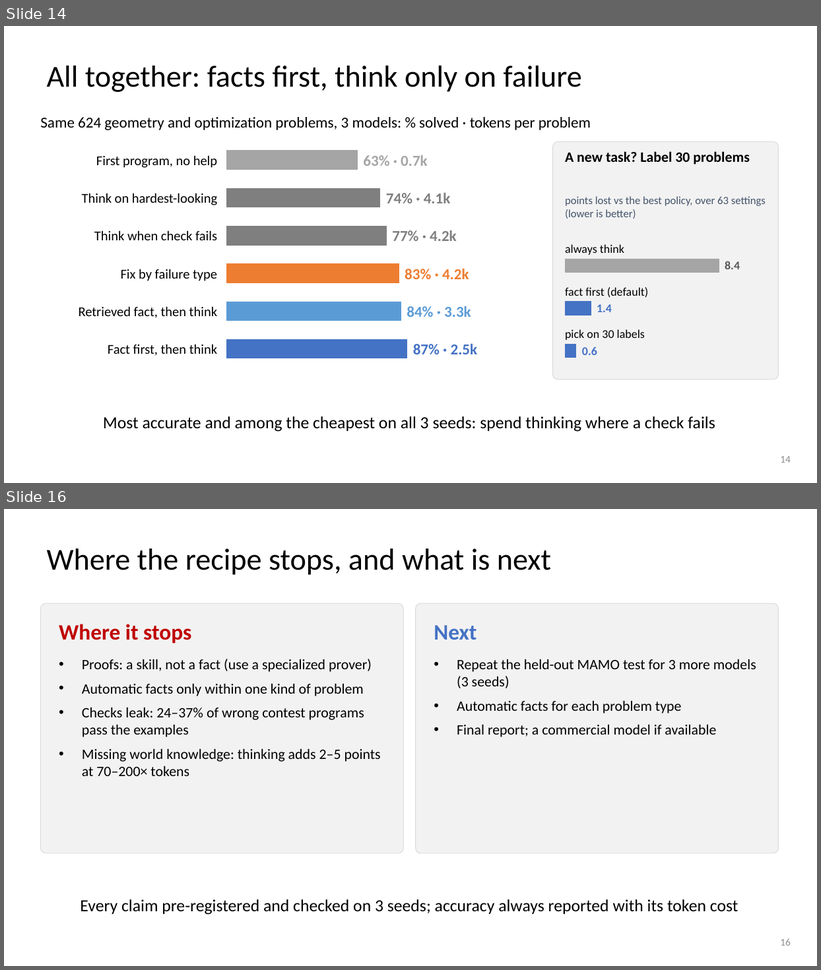
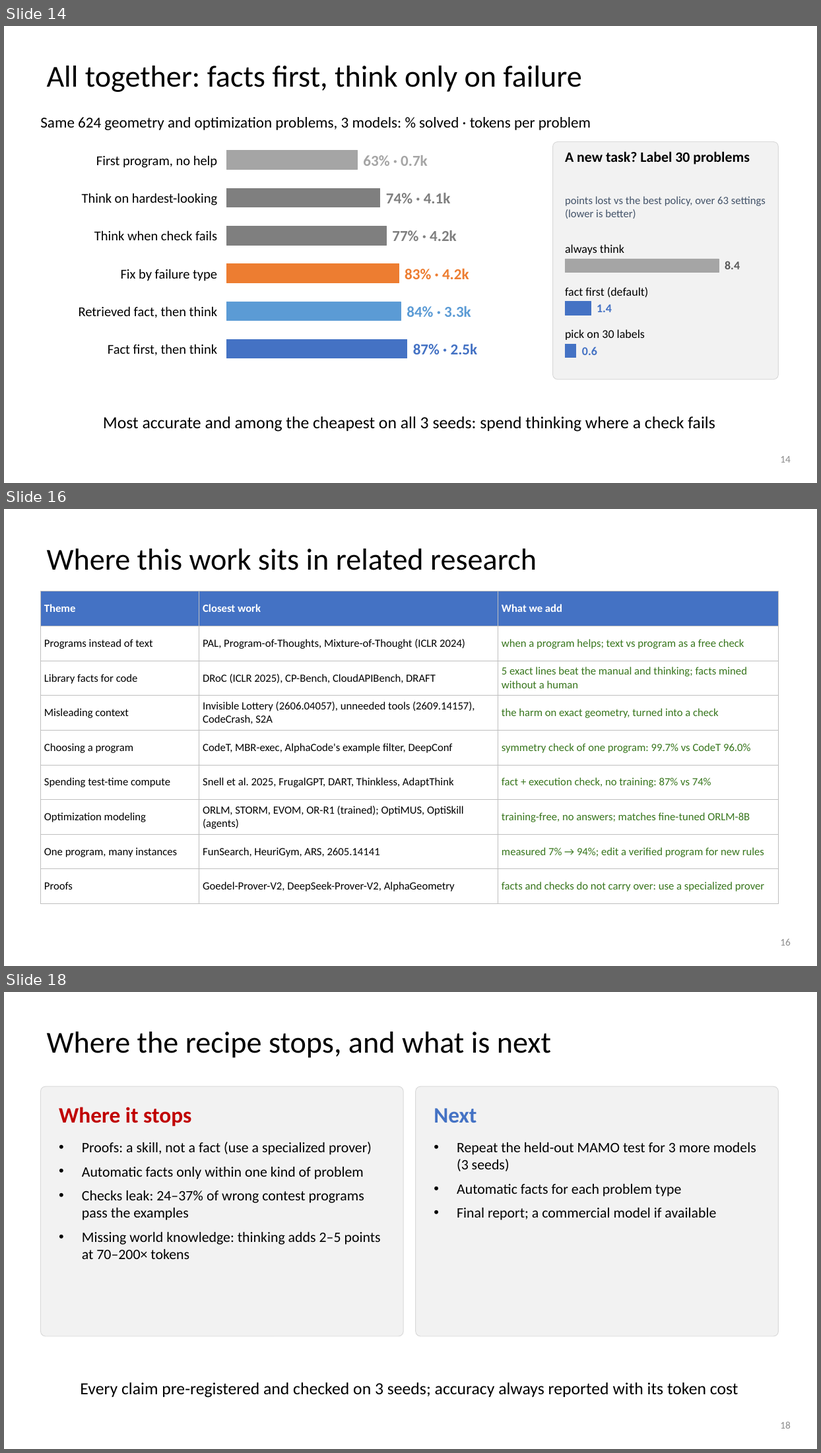
Before and after one commit to dlwns147/CSED490E_Project_Team5, a slide deck: PROPOSAL_slides_full.pptx. Shown one above the other, each under a label of ours: slides 14 and 16 before the commit, slides 14, 16 and 18 after it; the slides between them are not shown. The pictures are 821x970 and 821x1453 pixels, drawn with LibreOffice and Linux fonts; fonts in the diff are those of the drawing. Boxes give left, top, right and bottom in pixels: in the first picture for what was removed or moved away, otherwise in the second. Text is boxed around its words. In the diff, an @@ line names an element or a change of style, - is before the commit and + after.

```diff
--- a/PROPOSAL_slides_full.pptx
+++ b/PROPOSAL_slides_full.pptx
@@ slide 16 added at (4,509,817,966), background #FFFFFF @@
@@ title added at (47,549,537,570), 36 pt, text #000000 @@
+Where this work sits in related research
@@ table added at (40,591,779,894), 9 rows, 3 columns @@
+Theme | Closest work | What we add
+Programs instead of text | PAL, Program-of-Thoughts, Mixture-of-Thought (ICLR 2024) | when a program helps; text vs program as a free check
+Library facts for code | DRoC (ICLR 2025), CP-Bench, CloudAPIBench, DRAFT | 5 exact lines beat the manual and thinking; facts mined without a human
+Misleading context | Invisible Lottery (2606.04057), unneeded tools (2609.14157), CodeCrash, S2A | the harm on exact geometry, turned into a check
+Choosing a program | CodeT, MBR-exec, AlphaCode's example filter, DeepConf | symmetry check of one program: 99.7% vs CodeT 96.0%
+Spending test-time compute | Snell et al. 2025, FrugalGPT, DART, Thinkless, AdaptThink | fact + execution check, no training: 87% vs 74%
+Optimization modeling | ORLM, STORM, EVOM, OR-R1 (trained); OptiMUS, OptiSkill (agents) | training-free, no answers; matches fine-tuned ORLM-8B
+One program, many instances | FunSearch, HeuriGym, ARS, 2605.14141 | measured 7% → 94%; edit a verified program for new rules
+Proofs | Goedel-Prover-V2, DeepSeek-Prover-V2, AlphaGeometry | facts and checks do not carry over: use a specialized prover
@@ page number added at (780,939,791,946), 12 pt, text #8C8C8C @@
+16
@@ what was slide 16 is now slide 18 @@
@@ page number at (780,1422,791,1429): text changed @@
-16
+18
```
Also in this commit, not shown: 1 slide changed, 1 other slide added, 8 other files.
